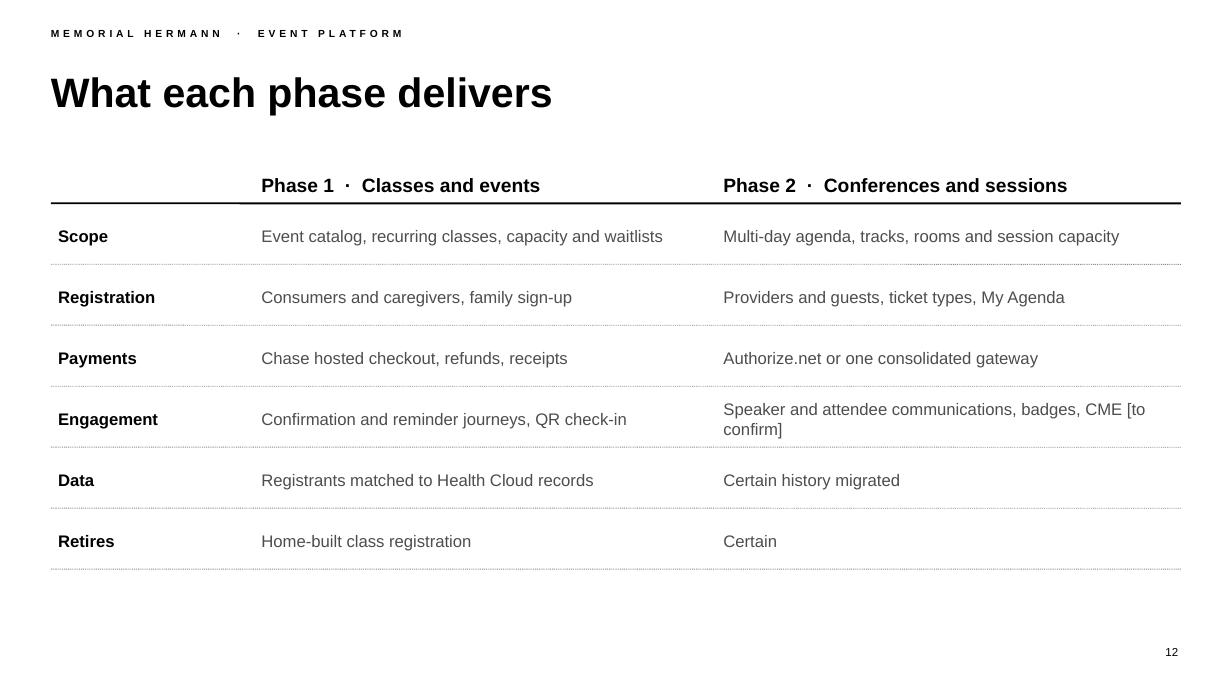
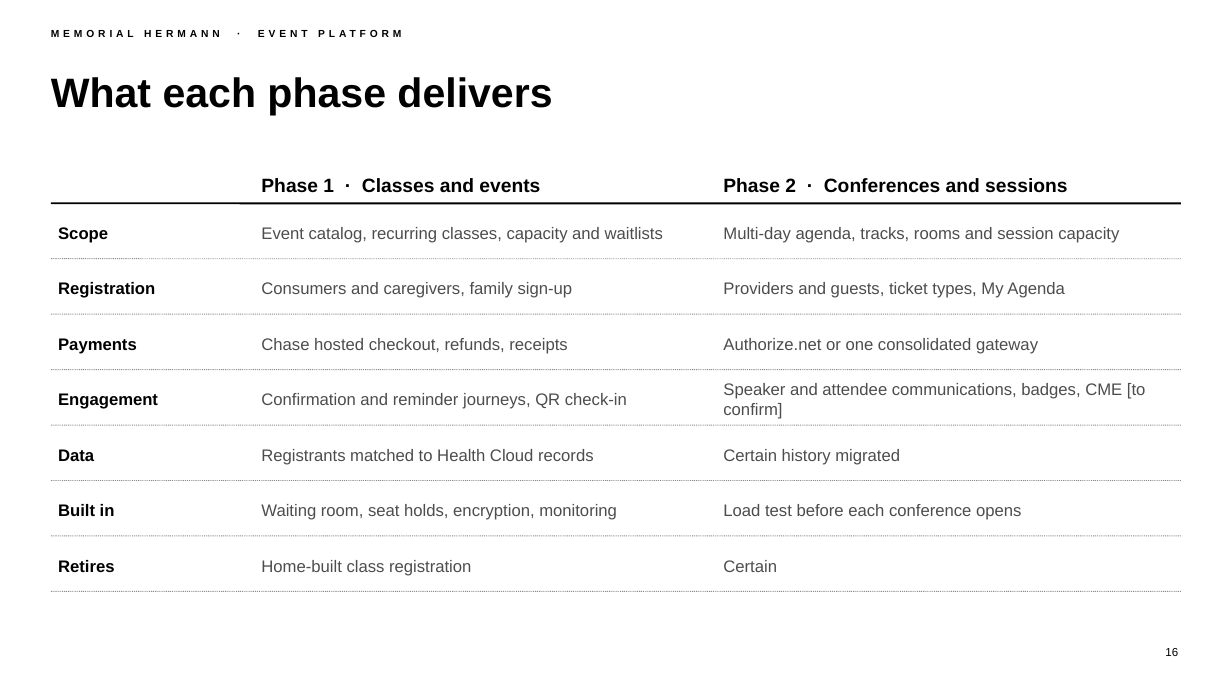
Before and after one commit to chintasurya/preSales_Memorial-hermann, a slide deck: slide 16 of deck/Memorial-Hermann-Event-Platform.pptx (slide 12 before the commit). Drawn at 1232x693 pixels with LibreOffice and Linux fonts; fonts in the diff are those of the drawing; background and template pictures are left out. Boxes give left, top, right and bottom in pixels: in the first picture for what was removed or moved away, otherwise in the second. Text is boxed around its words. In the diff, an @@ line names an element or a change of style, - is before the commit and + after.

```diff
--- a/deck/Memorial-Hermann-Event-Platform.pptx
+++ b/deck/Memorial-Hermann-Event-Platform.pptx
@@ line moved from (51, 264) - (1181, 264) to (51, 259) - (1181, 259) @@
@@ text "Registration": place and size @@
-text "Registration" at bbox=[58, 291, 155, 307]
+text "Registration" at bbox=[58, 282, 155, 298]
@@ text "Consumers and caregivers, family sign-up": place and size @@
-text "Consumers and caregivers, family sign-up" at bbox=[261, 291, 573, 307]
+text "Consumers and caregivers, family sign-up" at bbox=[261, 282, 573, 298]
@@ text "Providers and guests, ticket types, ...": place and size @@
-text "Providers and guests, ticket types, ..." at bbox=[723, 291, 1064, 307]
+text "Providers and guests, ticket types, ..." at bbox=[723, 282, 1064, 298]
@@ line moved from (51, 325) - (1181, 325) to (51, 314) - (1181, 314) @@
@@ text "Payments": place and size @@
-text "Payments" at bbox=[58, 352, 137, 368]
+text "Payments" at bbox=[58, 338, 137, 354]
@@ text "Chase hosted checkout, refunds, receipts": place and size @@
-text "Chase hosted checkout, refunds, receipts" at bbox=[261, 352, 567, 368]
+text "Chase hosted checkout, refunds, receipts" at bbox=[261, 338, 567, 354]
@@ text "Authorize.net or one consolidated gateway": place and size @@
-text "Authorize.net or one consolidated gateway" at bbox=[723, 352, 1038, 368]
+text "Authorize.net or one consolidated gateway" at bbox=[723, 338, 1038, 354]
@@ line moved from (51, 386) - (1181, 386) to (51, 370) - (1181, 370) @@
@@ text "Engagement": place and size @@
-text "Engagement" at bbox=[58, 413, 158, 429]
+text "Engagement" at bbox=[58, 393, 158, 409]
@@ text "Confirmation and reminder journeys, QR ...": place and size @@
-text "Confirmation and reminder journeys, QR ..." at bbox=[261, 413, 627, 429]
+text "Confirmation and reminder journeys, QR ..." at bbox=[261, 393, 627, 409]
@@ text "Speaker and attendee communications, badges, ...": place and size @@
-text "Speaker and attendee communications, badges, ..." at bbox=[723, 403, 1146, 439]
+text "Speaker and attendee communications, badges, ..." at bbox=[723, 383, 1146, 419]
@@ line moved from (51, 447) - (1181, 447) to (51, 425) - (1181, 425) @@
@@ text "Data": place and size @@
-text "Data" at bbox=[58, 474, 94, 486]
+text "Data" at bbox=[58, 449, 94, 461]
@@ text "Registrants matched to Health Cloud ...": place and size @@
-text "Registrants matched to Health Cloud ..." at bbox=[261, 474, 594, 490]
+text "Registrants matched to Health Cloud ..." at bbox=[261, 449, 594, 465]
@@ text "Certain history migrated": place and size @@
-text "Certain history migrated" at bbox=[723, 474, 900, 490]
+text "Certain history migrated" at bbox=[723, 449, 900, 465]
@@ line moved from (51, 508) - (1181, 508) to (51, 481) - (1181, 481) @@
@@ text added at bbox=[58, 504, 115, 516], 13 pt, text #000000, bold @@
+Built in
@@ text added at bbox=[261, 504, 617, 520], 13 pt, text #4D4D4D @@
+Waiting room, seat holds, encryption, monitoring
@@ text added at bbox=[723, 504, 1021, 520], 13 pt, text #4D4D4D @@
+Load test before each conference opens
@@ line moved from (51, 569) - (1181, 569) to (51, 536) - (1181, 536) @@
@@ text "Retires": place and size @@
-text "Retires" at bbox=[58, 535, 114, 547]
+text "Retires" at bbox=[58, 560, 114, 572]
@@ text "Home-built class registration": place and size @@
-text "Home-built class registration" at bbox=[261, 535, 471, 551]
+text "Home-built class registration" at bbox=[261, 560, 471, 576]
@@ text "Certain": place and size @@
-text "Certain" at bbox=[723, 535, 777, 547]
+text "Certain" at bbox=[723, 560, 777, 572]
@@ line added from (51, 592) to (1181, 592), #8C8C8C 0.75 pt dashed @@
@@ page number at bbox=[1165, 648, 1178, 656]: text changed @@
-12
+16
```
Also in this commit, not shown: 9 other slides changed, 6 slides added, 1 slide removed, 12 other files.
